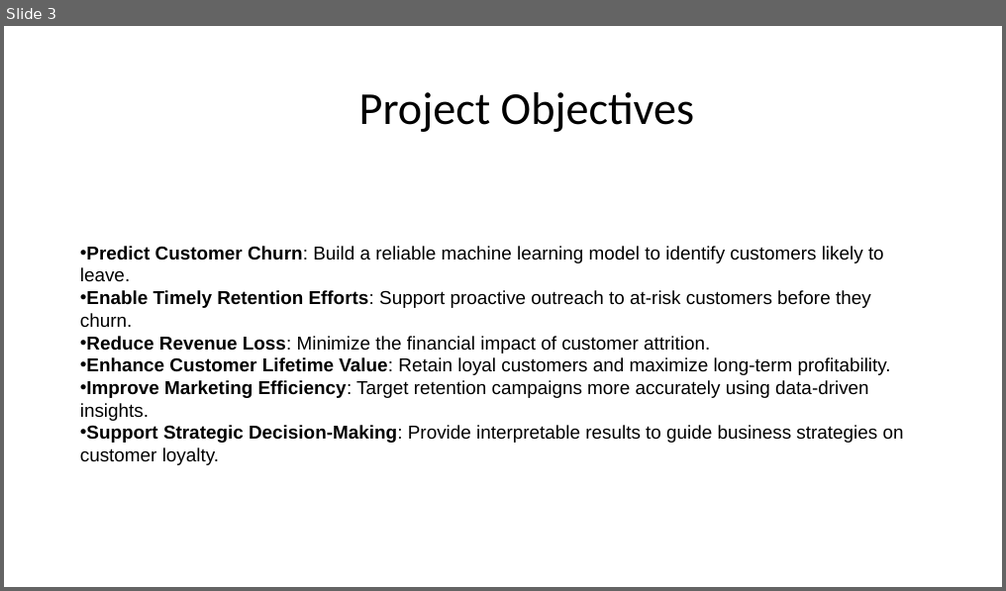
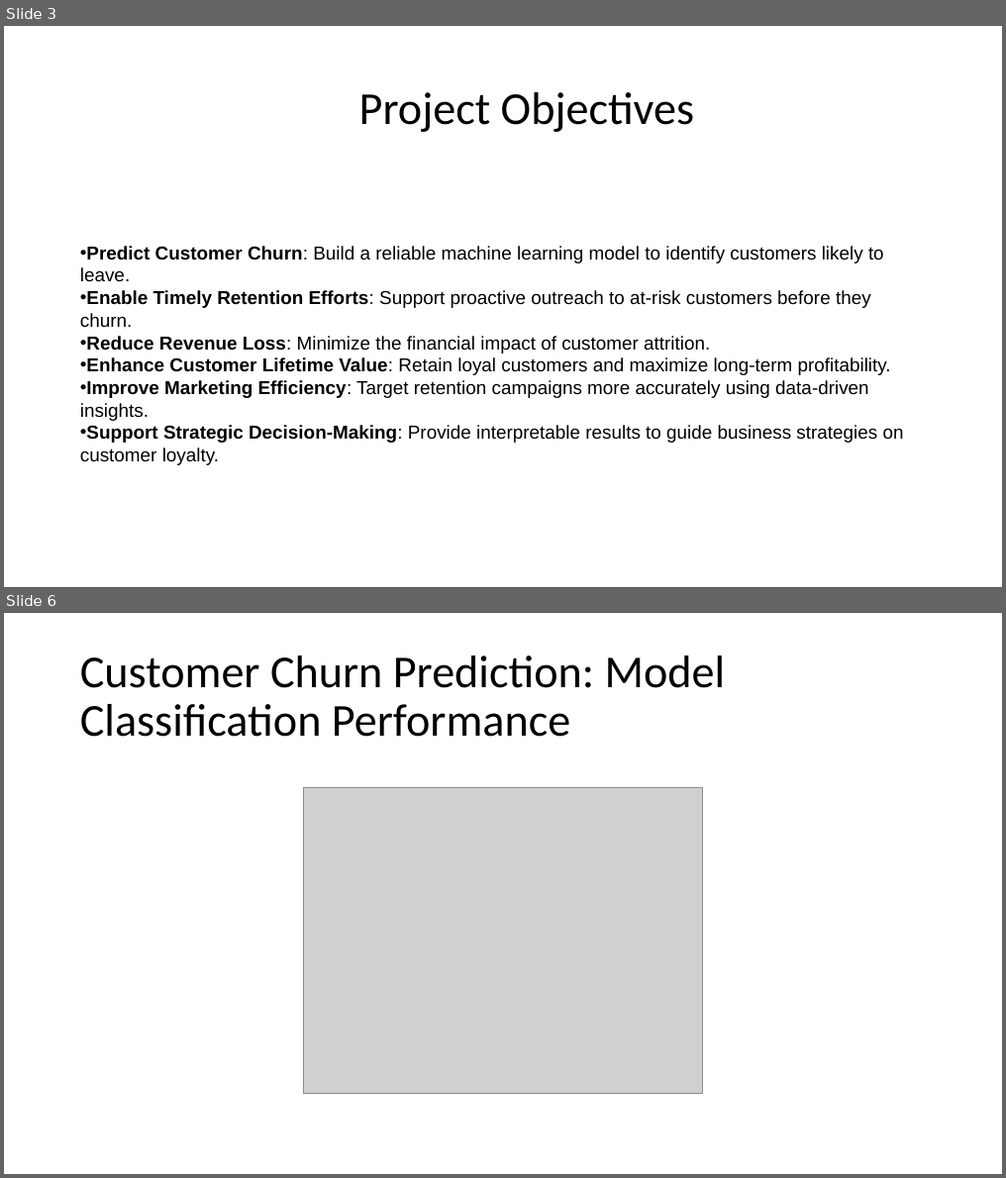
Before and after one commit to KabiraKabira7/customer_churn_modelling_phase_3_project, a slide deck: presentation.pdf.pptx. Shown one above the other, each under a label of ours: slide 3 before the commit, slides 3 and 6 after it; the slides between them are not shown. The pictures are 1006x591 and 1006x1178 pixels, drawn with LibreOffice and Linux fonts; fonts in the diff are those of the drawing; grey boxes stand for pictures. Boxes give left, top, right and bottom in pixels: in the first picture for what was removed or moved away, otherwise in the second. Text is boxed around its words. In the diff, an @@ line names an element or a change of style, - is before the commit and + after.

```diff
--- a/presentation.pdf.pptx
+++ b/presentation.pdf.pptx
@@ slide 6 added at (4,613,1002,1174), background #FFFFFF @@
@@ title added at (80,656,726,737), 44 pt, text #000000 @@
+Customer Churn Prediction: Model Classification Performance
@@ picture added at (303,787,703,1093) @@
```
Also in this commit, not shown: 3 other slides added.
